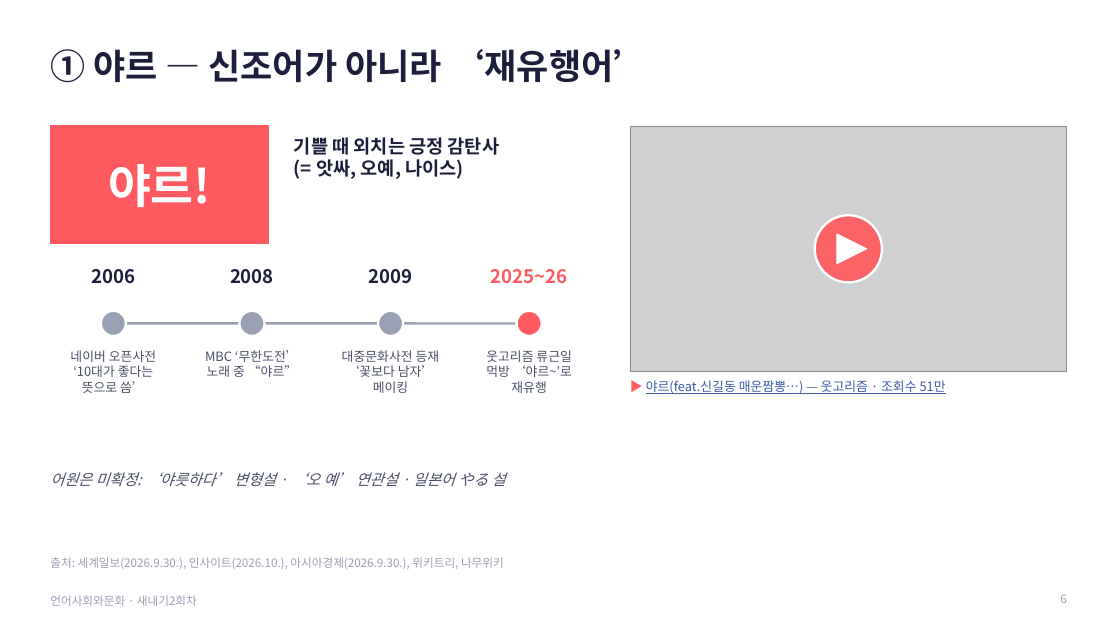
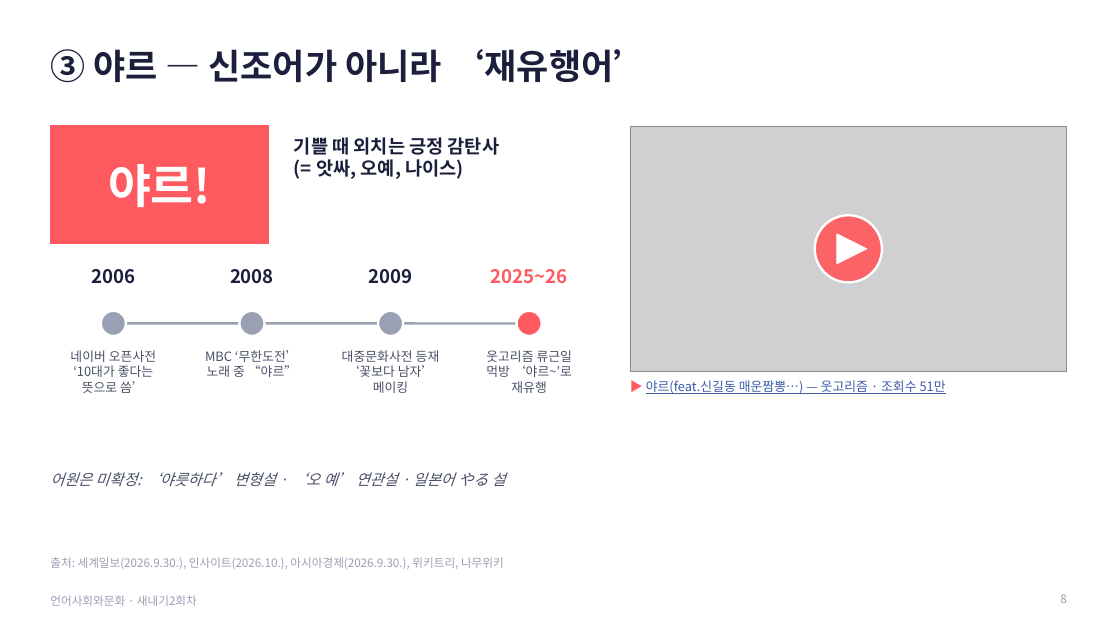
Before and after one commit to junseok7-cpu/hello, a slide deck: slide 8 of report/언어사회와문화_발표_새내기2회차.pptx (slide 6 before the commit). Drawn at 1120x630 pixels with LibreOffice and Linux fonts; fonts in the diff are those of the drawing; grey boxes stand for pictures. Boxes give left, top, right and bottom in pixels: in the first picture for what was removed or moved away, otherwise in the second. Text is boxed around its words. In the diff, an @@ line names an element or a change of style, - is before the commit and + after.

```diff
--- a/report/언어사회와문화_발표_새내기2회차.pptx
+++ b/report/언어사회와문화_발표_새내기2회차.pptx
@@ title at box(50, 49, 649, 83): text changed @@
-① 야르 — 신조어가 아니라 ‘재유행어’
+③ 야르 — 신조어가 아니라 ‘재유행어’
```
Also in this commit, not shown: 10 other slides changed, 2 other files.
